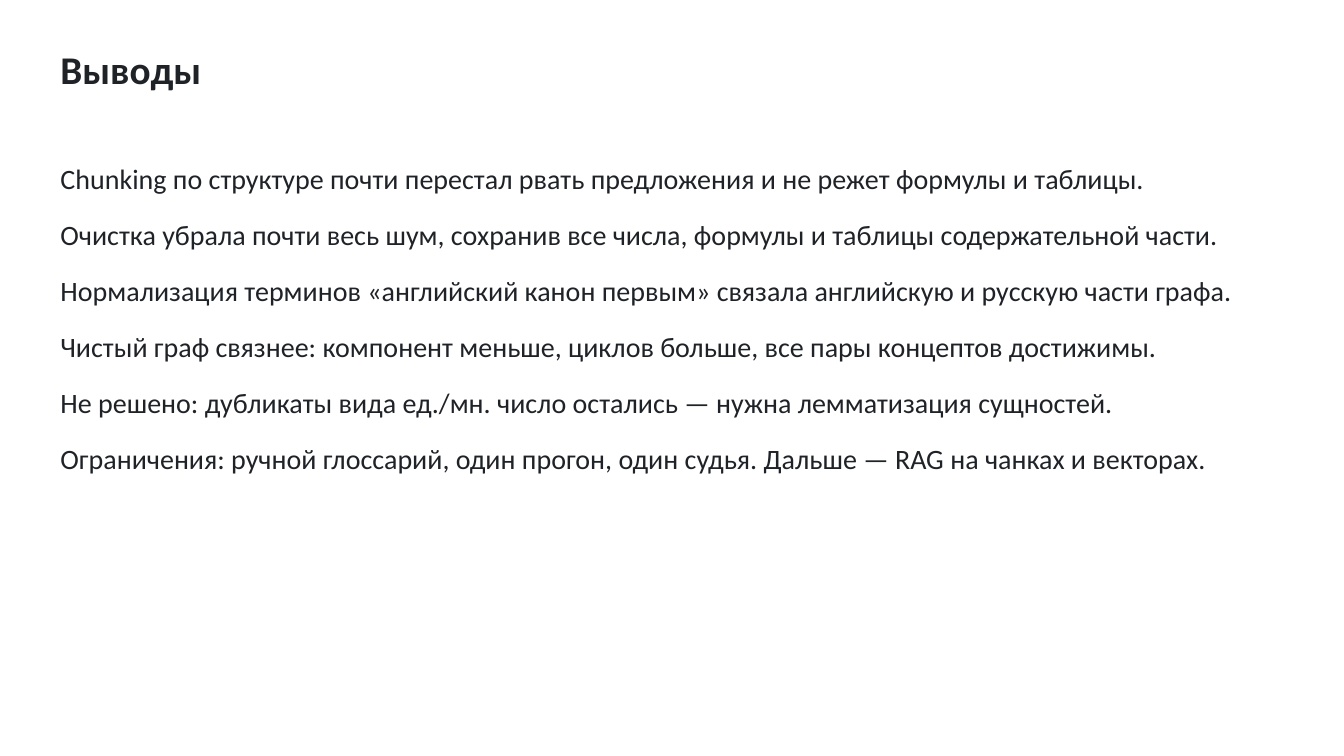
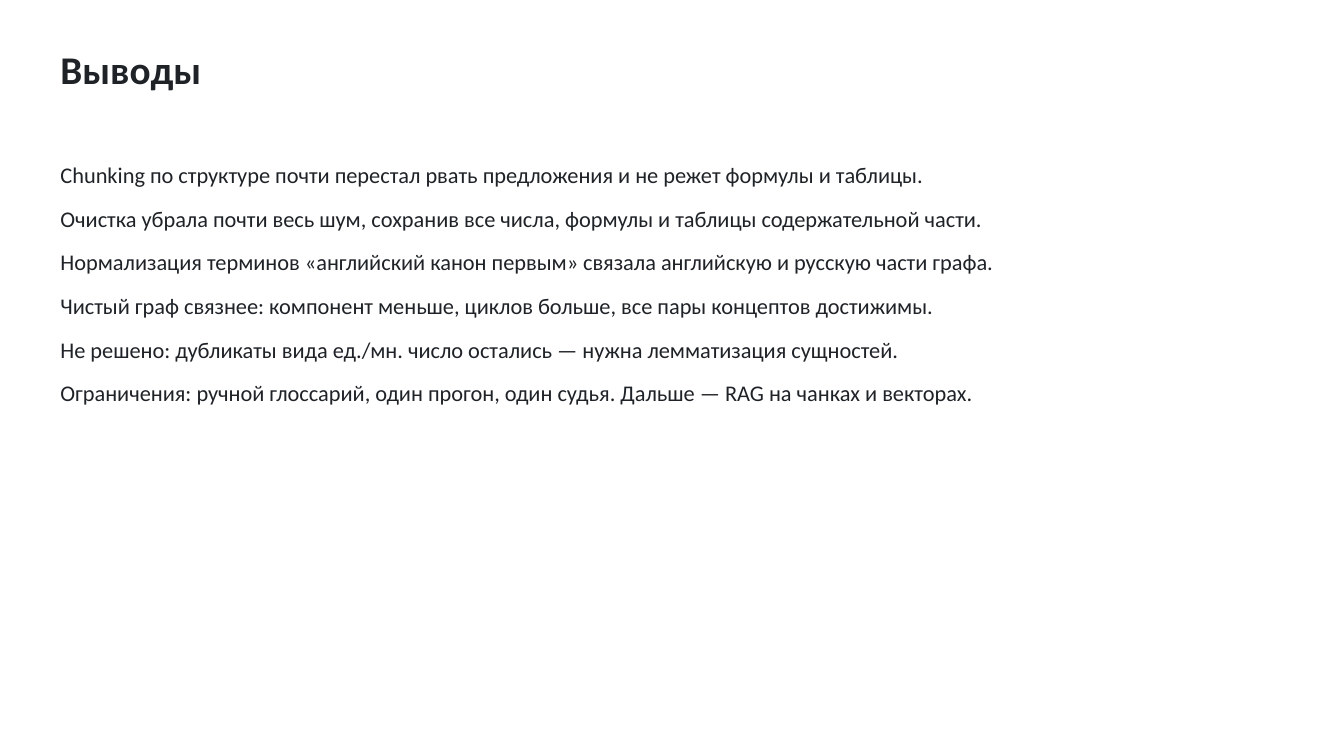
Before and after one commit to TeaDove/mam-26-1, a slide deck: slide 11 of 1-graph/lab-2/results/presentation.pptx. Drawn at 1344x756 pixels with LibreOffice and Linux fonts; fonts in the diff are those of the drawing; background and template pictures are left out. Boxes give left, top, right and bottom in pixels: in the first picture for what was removed or moved away, otherwise in the second. Text is boxed around its words. In the diff, an @@ line names an element or a change of style, - is before the commit and + after.

```diff
--- a/1-graph/lab-2/results/presentation.pptx
+++ b/1-graph/lab-2/results/presentation.pptx
@@ text "Chunking по структуре почти перестал ..." at (60, 167, 992, 405): size 20 to 16 pt; less space between paragraphs @@
```
Also in this commit, not shown: 4 other files.
